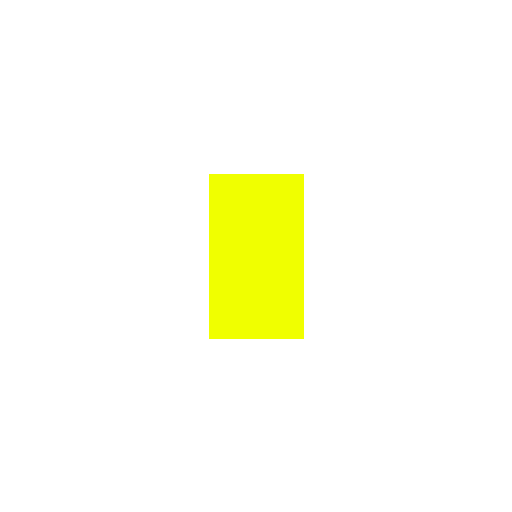
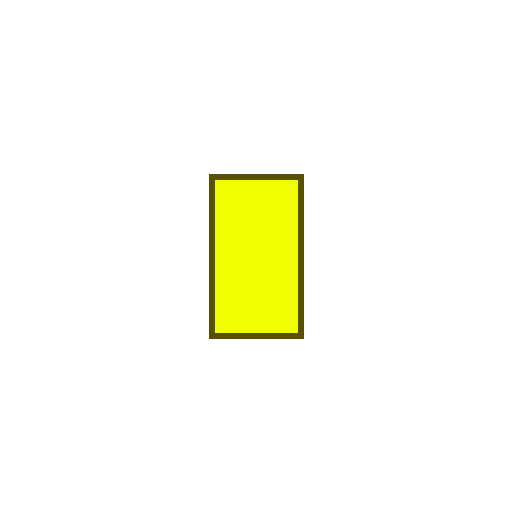
Revision of a layered w=512, h=512 image; what changed, layer by layer:
pixels changed over bbox(209, 174, 304, 339) (layer not identified)
